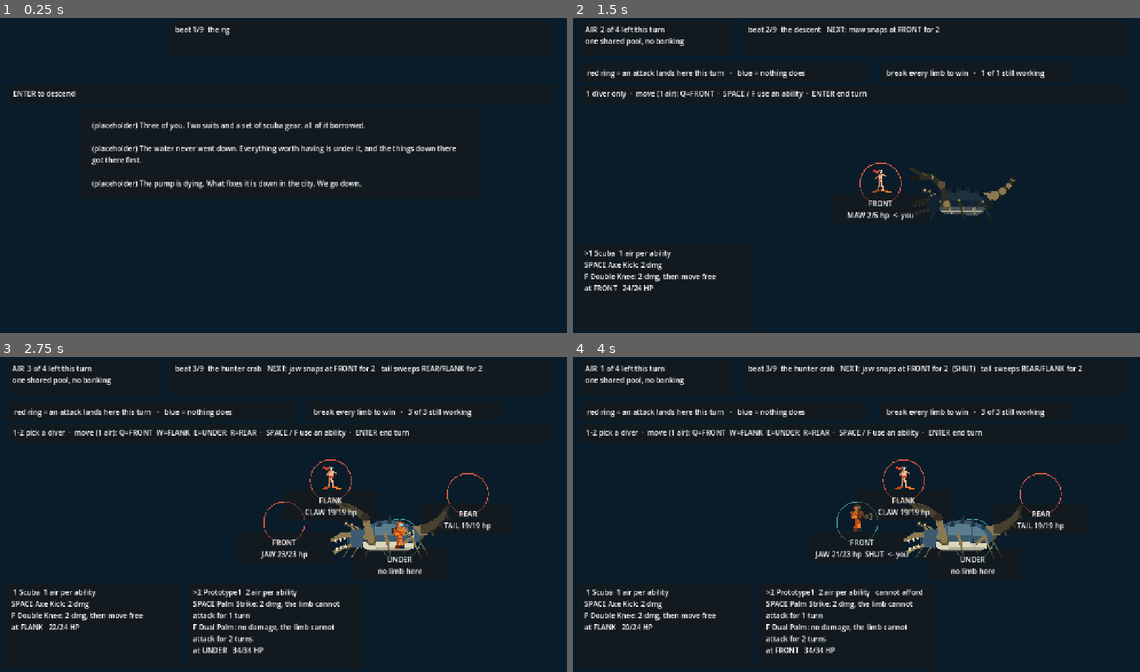
Above: before the commit, frames 1-4 (two rows, left to right).
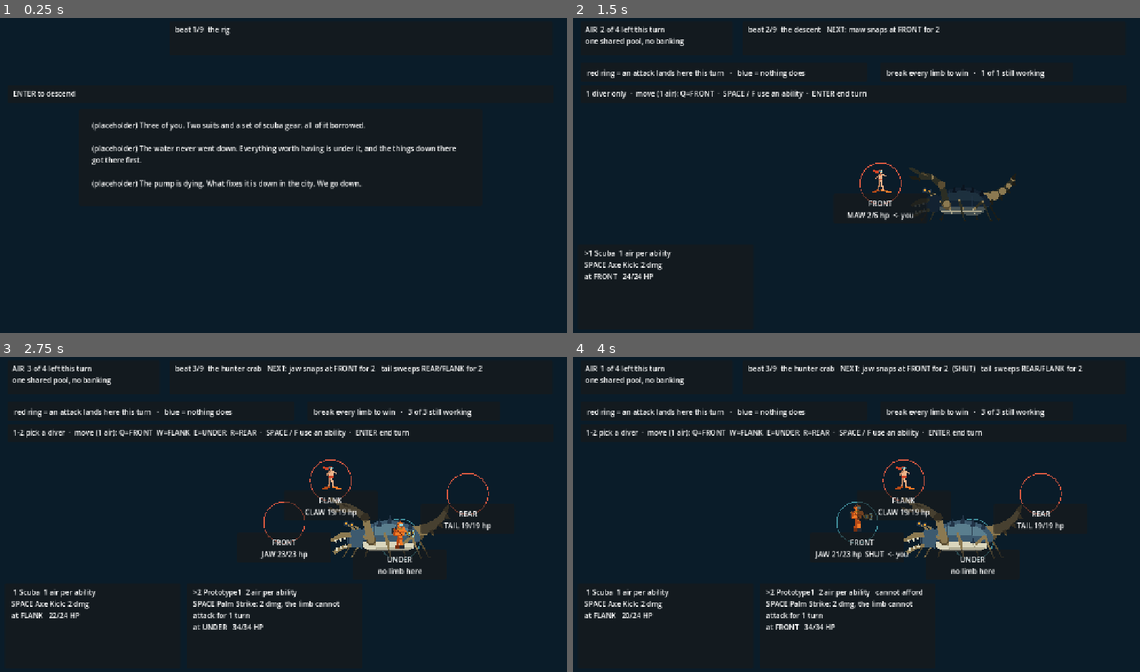
Above: after the commit, the same moments.

Repository: ImmortalDemonGod/salvage
Game: Godot game, scene res://game/main.tscn
Two runs of this game, one before a commit and one after it. Both use one fixed random seed, a clock stepped at 60 frames per second and the inputs below.
Inputs:
- Up to frame 1 (0.25 s): no input
- Up to frame 2 (1.5 s): tap Enter at 0.5 s; hold W 0.53-1.28 s; tap 1 at 0.6 s; tap Space at 0.77, 1.25 s; tap 2 at 1.35 s
- Up to frame 3 (2.75 s): tap Space at 1.52 s; tap Enter at 2 s; hold W from 2.03 s (still down); tap 3 at 2.1 s
- Up to frame 4 (4 s): tap Space at 2.75, 3.02, 3.77 s; tap 4 at 2.85 s; tap Enter at 3.5 s; release W at 3.53 s; tap Q at 3.6 s

The runs differ from the first frame. In frame 2, 0.4% of the frame differs, in the area x 2-26%, y 81-87%; in frame 3, 1.1%, in the area x 2-59%, y 81-95%; in frame 4, 1.1%.

Commit message:
abilities are earned, and the judges now carry what the player carries
SPEC 2.9 gates the second verb behind clearing the first fight. The build
was handing every diver its whole kit on beat one, which is the thing the
gating was chosen to fix: playtesters said nobody understood what they
were doing, and the answer was to stop giving them everything at once.

Progression lives in sim/run.gd and is granted by a `grants_ability`
field on a beat, so the ladder owns it as data rather than the sim
guessing. Combat.new(enc, kit_size) honours it. boat1 grants the second
ability, which is exactly the beat the reward was asked to land on: you
came back from the first fight, so there is time to work.

verify/teach.gd asserts the ORDER, not the existence: the first fight
must offer one verb and some later fight must offer more.

    earned  abilities on offer per fight -- descent:1 fight1:1 fight2:2 deep1:2

Both mutations caught it (grant nothing; grant everything up front).

That immediately exposed the bands measuring a fight nobody will play.
check_bands built combat directly with the whole kit while the player
meets fight one with half of it. Judging as played moved the crab from
79.8% to 90.0%, on the upper edge of the pinned 55-90 band. Recorded, not
retuned.

The direction is worth reading: taking an ability away made the casual
bot BETTER. Double Knee deals the same damage as Axe Kick and then steps,
so a player choosing without a plan walks off the limb they were hitting.
Logged for Marc as a design call, not quietly rebalanced.

Diff:
--- a/content/beats.gd
+++ b/content/beats.gd
@@ -69,10 +69,15 @@
 		"title": "the drum fitted",
 		"teaches": "conditions",
 		"uses": ["goal", "stations", "air", "conditions"],
+		# clearing the first fight pays for the second verb. The reward is
+		# the teaching: one new idea per beat, and this beat's idea is that
+		# what you already have can be spent a second way.
+		"grants_ability": 2,
 		"built": true,
 		"lines": [
 			{"role": "who", "text": "(placeholder) Prototype1 comes down with you now, and it brings the drum."},
 			{"role": "want", "text": "(placeholder) Point the drum at whatever is winding up and it stops. It reaches from the back line, so you do not have to be in front of the thing to shut it."},
+			{"role": "want", "text": "(placeholder) You all came back, so there is time to work. Everyone learns a second way to use what they already carry: press F for it."},
 			{"role": "controls", "text": "ENTER to descend"},
 		],
 	},
--- a/game/main.gd
+++ b/game/main.gd
@@ -91,7 +91,7 @@
 # panel from being laid straight over the puzzle.
 const LOCK_RECT := Rect2(300, 214, 640, 400)
 const SCENE_PANEL_AT := Vector2(190, 220)
-const SCENE_PANEL_SIZE := Vector2(900, 200)
+const SCENE_PANEL_SIZE := Vector2(900, 216)
 
 func place(i: int) -> Vector2:
 	if combat != null:
--- a/sim/combat.gd
+++ b/sim/combat.gd
@@ -99,7 +99,9 @@
 # turn that has several.
 var locked: Array = []
 
-func _init(encounter := "crab") -> void:
+# kit_size 0 means "everything this diver owns", which is what the bots and
+# the search want. The RUN passes the number actually earned so far.
+func _init(encounter := "crab", kit_size := 0) -> void:
 	enc_id = encounter
 	enc = (Encounters.ALL[encounter] as Dictionary)
 	STATION_LIMB = Encounters.station_limb(enc)
@@ -140,6 +142,8 @@
 		var dv := Diver.new(i, String(roster[i][0]), int(roster[i][1]), int(hp[i]), int(dm[i]), start)
 		dv.disables = String(roster[i][0]) == "Prototype1" and bool(enc.get("drum", false))
 		dv.kit = (kits[i] as Array).duplicate(true)
+		if kit_size > 0 and dv.kit.size() > kit_size:
+			dv.kit.resize(kit_size)
 		divers.append(dv)
 	air = int(TUNE.air)
 	_lock_intent()
--- a/sim/run.gd
+++ b/sim/run.gd
@@ -17,6 +17,9 @@
 var log_lines: Array = []
 var finished := false
 var salvage_lost := 0
+# how many abilities each diver has earned. The ladder grants it; nothing
+# else may. One at the start, so the first fight teaches one verb.
+var abilities := 1
 
 func _init() -> void:
 	_enter()
@@ -42,6 +45,17 @@
 		return {}
 	return bs[beat]
 
+# how many abilities a diver has earned by the time this encounter is met.
+# Progression lives in the ladder, so read it from the ladder rather than
+# letting each instrument guess.
+static func abilities_at(enc_id: String) -> int:
+	var n := 1
+	for b in Beats.LADDER:
+		n = max(n, int(b.get("grants_ability", 0)))
+		if String(b.get("encounter", "")) == enc_id:
+			return n
+	return n
+
 func _enter() -> void:
 	var b := current()
 	if b.is_empty():
@@ -49,6 +63,9 @@
 		combat = null
 		return
 	puzzle = null
+	if int(b.get("grants_ability", 0)) > int(abilities):
+		abilities = int(b.grants_ability)
+		log_lines.append("the squad brings a second way to use what it has")
 	# A3: a scene beat IS the boat. Surfacing restores the squad fully;
 	# nothing restores mid-dive. Before this, carried_hp was written and
 	# never cleared, so 1 HP followed the squad through every later fight.
@@ -62,7 +79,7 @@
 		log_lines.append("%s" % String(b.title))
 		return
 	if String(b.get("kind", "scene")) == "combat":
-		combat = Combat.new(String(b.encounter))
+		combat = Combat.new(String(b.encounter), abilities)
 		# HP is carried across a dive and restored only at the boat
 		# (SPEC 2b A3: the dive is the unit of attrition).
 		for d in combat.divers:
--- a/tools/bots.gd
+++ b/tools/bots.gd
@@ -191,8 +191,8 @@
 		steps += 1
 	return p.solved()
 
-static func run_fight(seed_val: int, policy: String, enc_id := "crab", cap := 40) -> Dictionary:
-	var c := Combat.new(enc_id)
+static func run_fight(seed_val: int, policy: String, enc_id := "crab", cap := 40, kit_size := 0) -> Dictionary:
+	var c := Combat.new(enc_id, kit_size)
 	var rng := RandomNumberGenerator.new()
 	rng.seed = seed_val
 	while c.outcome == "ongoing" and c.turn <= cap:
--- a/verify/checks.gd
+++ b/verify/checks.gd
@@ -32,16 +32,19 @@
 		var cw := 0
 		var gt := 0
 		var gh := 0
+		# with what the player will actually be carrying by this beat, not
+		# with the whole kit the sim can build
+		var kit: int = Run.abilities_at(enc_id)
 		for s in range(n):
-			if Bots.run_fight(s, "casual", enc_id).win: cw += 1
-			var g: Dictionary = Bots.run_fight(s, "greedy", enc_id)
+			if Bots.run_fight(s, "casual", enc_id, 40, kit).win: cw += 1
+			var g: Dictionary = Bots.run_fight(s, "greedy", enc_id, 40, kit)
 			gt += int(g.turns)
 			gh += int(g.hp_lost)
 		var wr := float(cw) / n
 		var turns := float(gt) / n
 		var hp := float(gh) / n
-		print("G3 %-9s casual win %.1f%% (band %.0f-%.0f)   greedy turns %.1f (min %.1f)   greedy hp lost %.1f (min %.1f)"
-			% [enc_id, wr * 100, CASUAL_WIN_LO * 100, CASUAL_WIN_HI * 100, turns, GREEDY_TURNS_MIN, hp, GREEDY_HP_MIN])
+		print("G3 %-9s casual win %.1f%% (band %.0f-%.0f)   greedy turns %.1f (min %.1f)   greedy hp lost %.1f (min %.1f)   [%d abilities earned by here]"
+			% [enc_id, wr * 100, CASUAL_WIN_LO * 100, CASUAL_WIN_HI * 100, turns, GREEDY_TURNS_MIN, hp, GREEDY_HP_MIN, kit])
 		if wr < CASUAL_WIN_LO or wr > CASUAL_WIN_HI:
 			fail("G3 %s casual win rate %.1f%% outside band %.0f-%.0f" % [enc_id, wr * 100, CASUAL_WIN_LO * 100, CASUAL_WIN_HI * 100])
 		if turns < GREEDY_TURNS_MIN:
--- a/verify/teach.gd
+++ b/verify/teach.gd
@@ -15,11 +15,54 @@
 
 var findings: Array = []
 
+# The reward loop is a claim about the ORDER things arrive in, so check the
+# order. Every diver handed over its whole kit on beat one before this, and
+# nothing noticed, because "the ability exists" and "the ability is yours
+# yet" are different statements and only the first was ever tested.
+func check_earned() -> void:
+	var r := Run.new()
+	var seen: Array = []          # [beat id, widest kit on offer]
+	var guard := 0
+	while not r.finished and guard < 60:
+		guard += 1
+		var b: Dictionary = r.current()
+		if r.combat != null:
+			var widest := 0
+			for d in r.combat.divers:
+				widest = max(widest, int(d.kit.size()))
+			seen.append([String(b.get("id", "?")), widest])
+			for lb in range(r.combat.limb_hp.size()):
+				r.combat.limb_hp[lb] = 0
+				r.combat.limb_broken[lb] = true
+			r.combat.outcome = "victory"
+		elif r.puzzle != null:
+			if not Bots.solve_puzzle(r.puzzle):
+				fail("THE LOCK CANNOT BE SOLVED at stage %d" % r.puzzle.stage)
+				return
+		if not r.advance():
+			break
+	if seen.is_empty():
+		fail("EARNED: no fight was reached, so nothing was checked")
+		return
+	if int(seen[0][1]) != 1:
+		fail("NOTHING LEFT TO EARN: the first fight (%s) already offers %d abilities per diver. One new idea per beat means the first fight teaches ONE verb." % [seen[0][0], int(seen[0][1])])
+	var grew := false
+	for i in range(1, seen.size()):
+		if int(seen[i][1]) > int(seen[i - 1][1]):
+			grew = true
+	if not grew:
+		fail("NOTHING IS EVER EARNED: every fight offers %d abilities per diver and the ladder never grants another" % int(seen[0][1]))
+	var trail: Array = []
+	for e in seen:
+		trail.append("%s:%d" % [e[0], int(e[1])])
+	print("earned     abilities on offer per fight -- %s" % "  ".join(trail))
+
 func fail(s: String) -> void:
 	if not (s in findings):
 		findings.append(s)
 
 func _init() -> void:
+	check_earned()
 	var taught: Array = []
 	var rows: Array = []
 
Not shown, changed: PROGRESS.md
